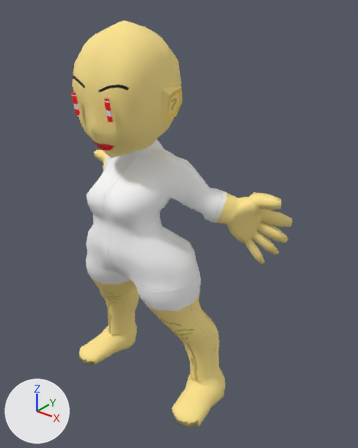
The FBX model Assets/Objects/Player/player.fbx: old version first, new version second.
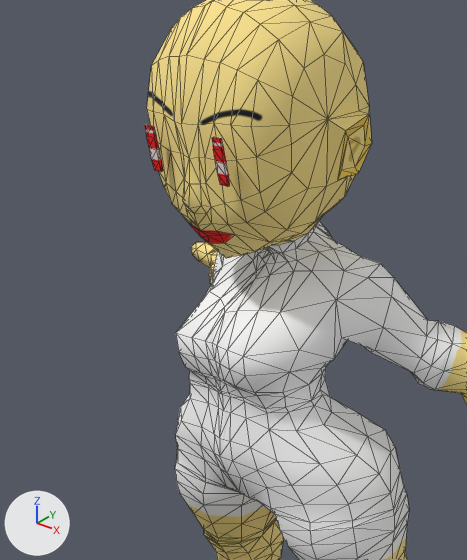
Old and new are each drawn whole from a camera (50 mm lens) standing at (2.25, -2.36, 2.75) and looking at (0.18, 0.23, 1.15) and again close up on the part from 0% to 64% of the width and 7% to 68% of the height. Arrows for +X, +Y and +Z are at lower left; the lights stay in place. The close-ups show mesh edges as thin lines. Where no turn or scale is listed for an object, it has been applied to the vertices. Vertices at the same position are counted once.

The first close-up shows '모델'.
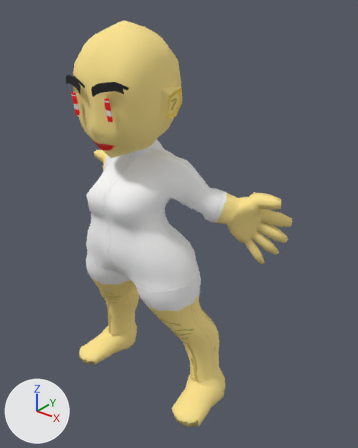
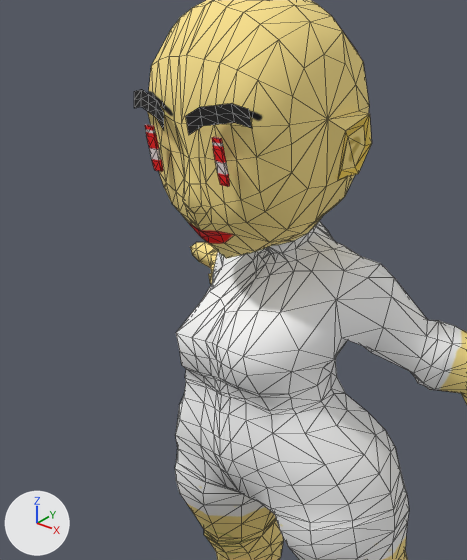
Changed parts and their boxes [x1, y1, x2, y2] in the close-ups (467 x 560 px; the box of a moved part takes in the faces that stretch with it):
'모델', reshaped: before [145, 0, 467, 560]; after [134, 0, 467, 560]
part 1 of me_mesh, added: after [134, 89, 164, 130]
part 2 of me_mesh, added (black): after [185, 103, 252, 135]
part 3 of me_mesh, moved or reshaped: before [176, 352, 390, 486]; after [176, 351, 390, 486]

What changed in the scene script:
```text
Change me_mesh:
    used by ob_모델; location = (0.0, -0.054, 0.403)
    remove me_mesh.from_pydata(...)  # 1509 vertices, 2988 faces; spans x -0.94..0.94, y -0.33..0.62, z -0.67..2.15
    add me_mesh.from_pydata(...)  # 1557 vertices, 3056 faces; spans x -0.94..0.94, y -0.35..0.62, z -0.67..2.15
    me_mesh part 1: a new loose piece of 15 vertices spanning x -0.25..-0.04, y -0.35..-0.29, z 1.76..1.86, in mat_player (picture img_player_png)
    me_mesh part 2: a new loose piece of 15 vertices spanning x 0.04..0.25, y -0.35..-0.29, z 1.76..1.86, in mat_player (picture img_player_png)
    me_mesh part 3
    6 vertices in x -0.04..0.04, y 0.09..0.23, z 0.73..0.9 move by (0.0, 0.04, 0.0)
    5 vertices in x -0.22..-0.16, y -0.25..-0.15, z 0.85..0.94 move by (-0.02, 0.0, 0.0)
    5 vertices in x -0.12..0.12, y 0.12..0.21, z 0.72..0.95 move by (0.0, 0.03, 0.0)
    5 vertices in x 0.16..0.22, y -0.25..-0.15, z 0.85..0.94 move by (0.02, 0.0, 0.0)
    4 vertices in x -0.39..-0.21, y -0.17..-0.01, z 0.69..0.93 move by (-0.02, 0.01, 0.0)
    4 vertices in x 0.21..0.39, y -0.17..-0.01, z 0.69..0.93 move by (0.02, 0.01, 0.0)
    56 vertices move from x -0.34..0.34, y -0.25..0.2, z 0.69..0.95 to x -0.35..0.35, y -0.26..0.23, z 0.69..0.95
```
